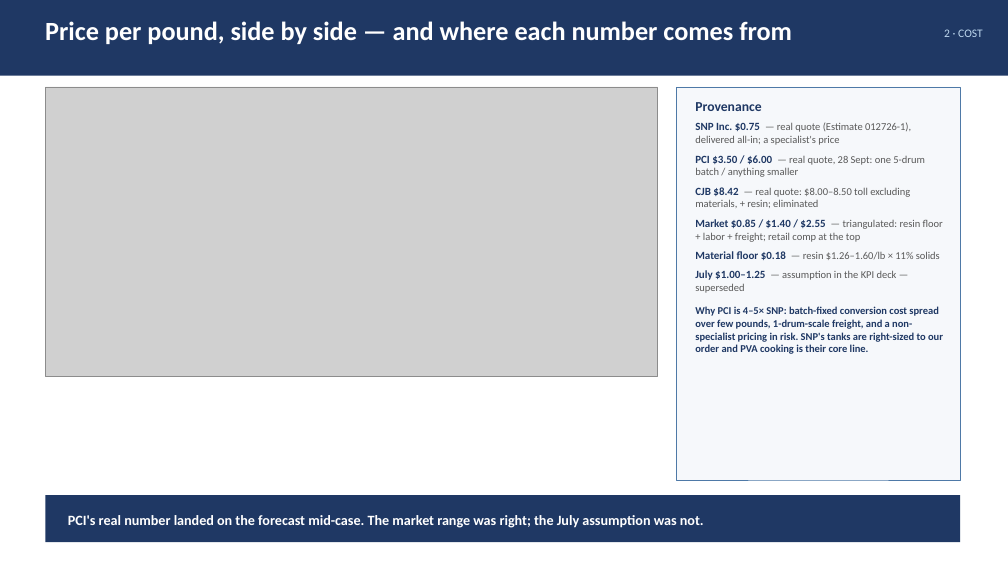
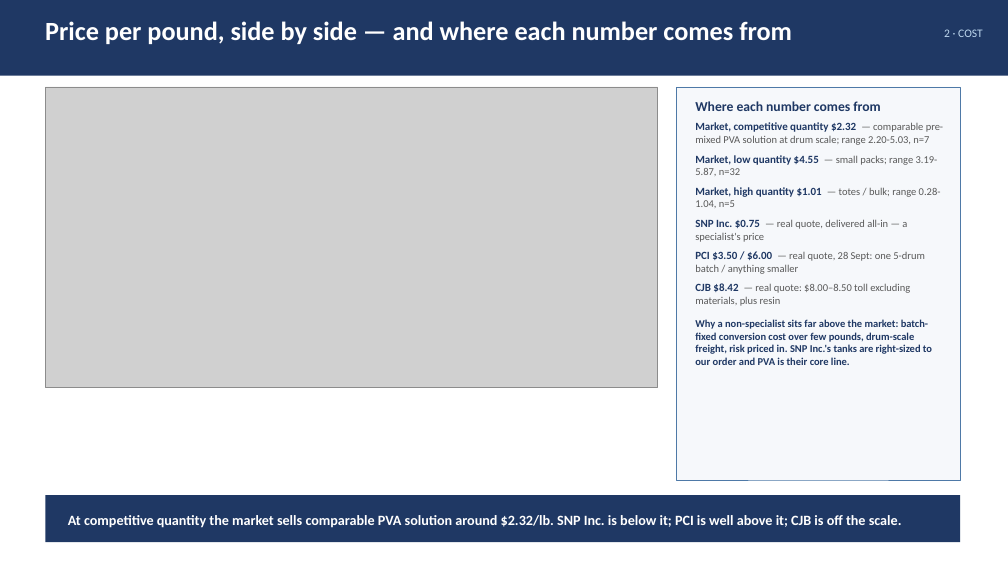
Before and after one commit to naviero1/Claude-Works, a slide deck: slide 4 of PVA second supplier initiative/PVA_Second_Supplier_Leadership_Deck.pptx. Drawn at 1008x567 pixels with LibreOffice and Linux fonts; fonts in the diff are those of the drawing; grey boxes stand for pictures. Boxes give left, top, right and bottom in pixels: in the first picture for what was removed or moved away, otherwise in the second. Text is boxed around its words. In the diff, an @@ line names an element or a change of style, - is before the commit and + after.

```diff
--- a/PVA second supplier initiative/PVA_Second_Supplier_Leadership_Deck.pptx
+++ b/PVA second supplier initiative/PVA_Second_Supplier_Leadership_Deck.pptx
@@ picture resized from (x1=45, y1=87, x2=658, y2=377) to (x1=45, y1=87, x2=658, y2=388) @@
@@ text at (x1=695, y1=101, x2=943, y2=242): text changed @@
-Provenance
-SNP Inc. $0.75 — real quote (Estimate 012726-1), delivered all-in; a specialist's price
+Where each number comes from
+Market, competitive quantity $2.32 — comparable pre-mixed PVA solution at drum scale; range 2.20-5.03, n=7
+Market, low quantity $4.55 — small packs; range 3.19-5.87, n=32
+Market, high quantity $1.01 — totes / bulk; range 0.28-1.04, n=5
+SNP Inc. $0.75 — real quote, delivered all-in — a specialist's price
@@ text at (x1=695, y1=283, x2=932, y2=365): text changed @@
-CJB $8.42 — real quote: $8.00–8.50 toll excluding materials, + resin; eliminated
-Market $0.85 / $1.40 / $2.55 — triangulated: resin floor + labor + freight; retail comp at the top
-Material floor $0.18 — resin $1.26–1.60/lb × 11% solids
-July $1.00–1.25 — assumption in the KPI deck — superseded
-Why PCI is 4–5× SNP: batch-fixed conversion cost spread over few pounds, 1-drum-scale freight, and a non-specialist pricing in risk. SNP's tanks are right-sized to our order and PVA cooking is their core line.
+CJB $8.42 — real quote: $8.00–8.50 toll excluding materials, plus resin
+Why a non-specialist sits far above the market: batch-fixed conversion cost over few pounds, drum-scale freight, risk priced in. SNP Inc.'s tanks are right-sized to our order and PVA is their core line.
@@ text at (x1=68, y1=515, x2=902, y2=528): text changed @@
-PCI's real number landed on the forecast mid-case. The market range was right; the July assumption was not.
+At competitive quantity the market sells comparable PVA solution around $2.32/lb. SNP Inc. is below it; PCI is well above it; CJB is off the scale.
```
Also in this commit, not shown: 10 other slides changed, 11 other files.
